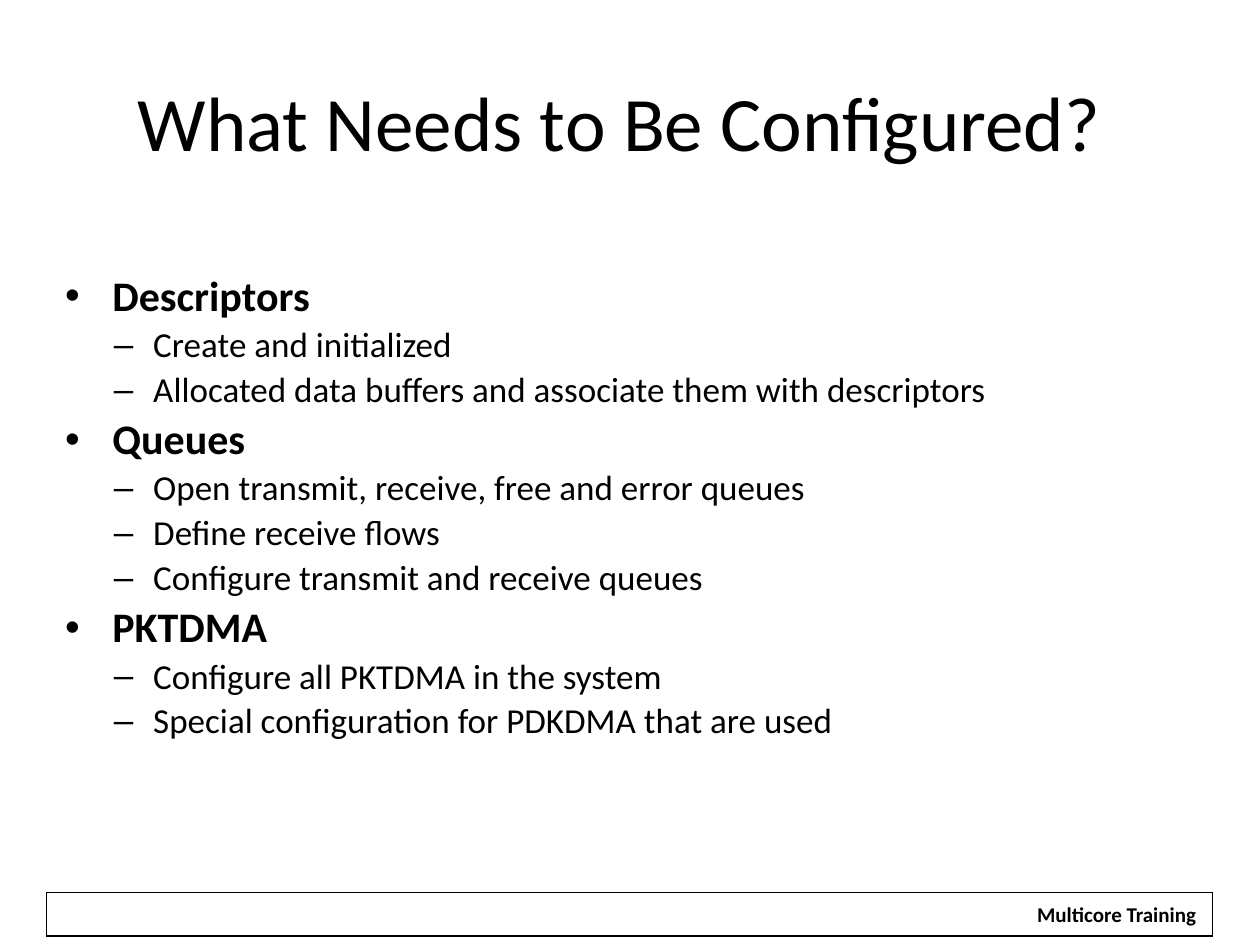
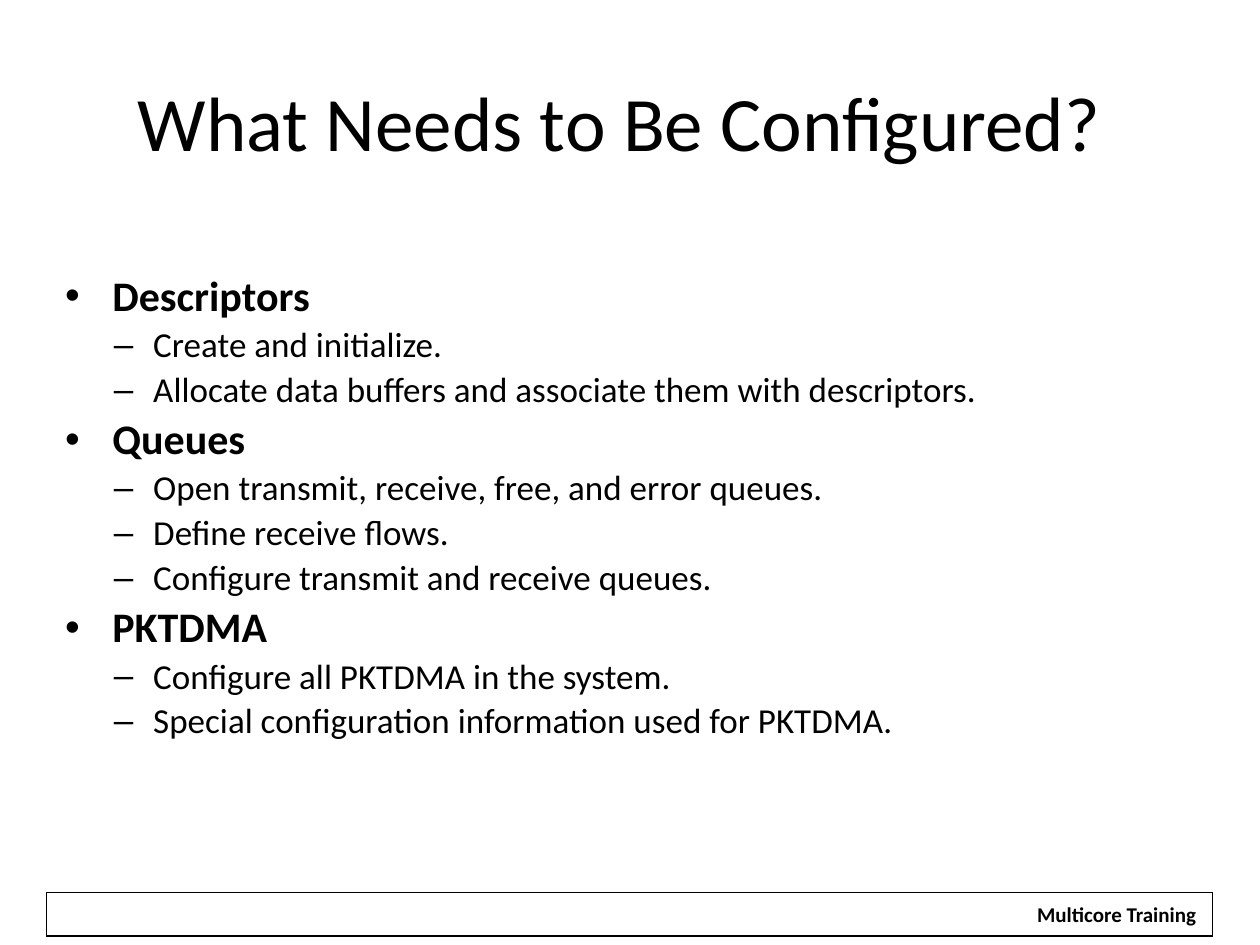
Before and after one commit to hari1989/keystone-workshop, a slide deck: slide 28 of slides/Intro to Multicore Navigator.pptx (slide 27 before the commit). Drawn at 1260x945 pixels with LibreOffice and Linux fonts; fonts in the diff are those of the drawing; background and template pictures are left out. Boxes give left, top, right and bottom in pixels: in the first picture for what was removed or moved away, otherwise in the second. Text is boxed around its words. In the diff, an @@ line names an element or a change of style, - is before the commit and + after.

```diff
--- a/slides/Intro to Multicore Navigator.pptx
+++ b/slides/Intro to Multicore Navigator.pptx
@@ text at bbox=[153, 332, 976, 408]: text changed @@
-  – Create and initialized
-  – Allocated data buffers and associate them with descriptors
+  – Create and initialize.
+  – Allocate data buffers and associate them with descriptors.
@@ text at bbox=[153, 475, 823, 596]: text changed @@
-  – Open transmit, receive, free and error queues
-  – Define receive flows
-  – Configure transmit and receive queues
+  – Open transmit, receive, free, and error queues.
+  – Define receive flows.
+  – Configure transmit and receive queues.
@@ text at bbox=[153, 664, 892, 739]: text changed @@
-  – Configure all PKTDMA in the system
-  – Special configuration for PDKDMA that are used
+  – Configure all PKTDMA in the system.
+  – Special configuration information used for PKTDMA.
```
Also in this commit, not shown: 30 other slides changed, 1 slide added, 5 other files.
